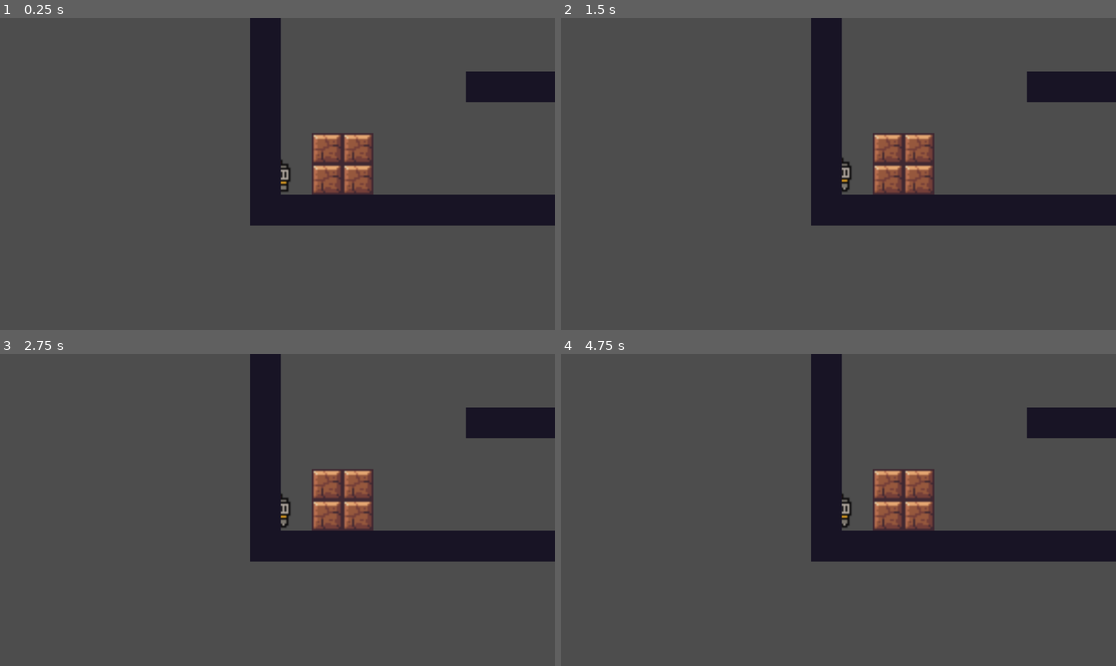
Above: before the commit, frames 1-4 (two rows, left to right).
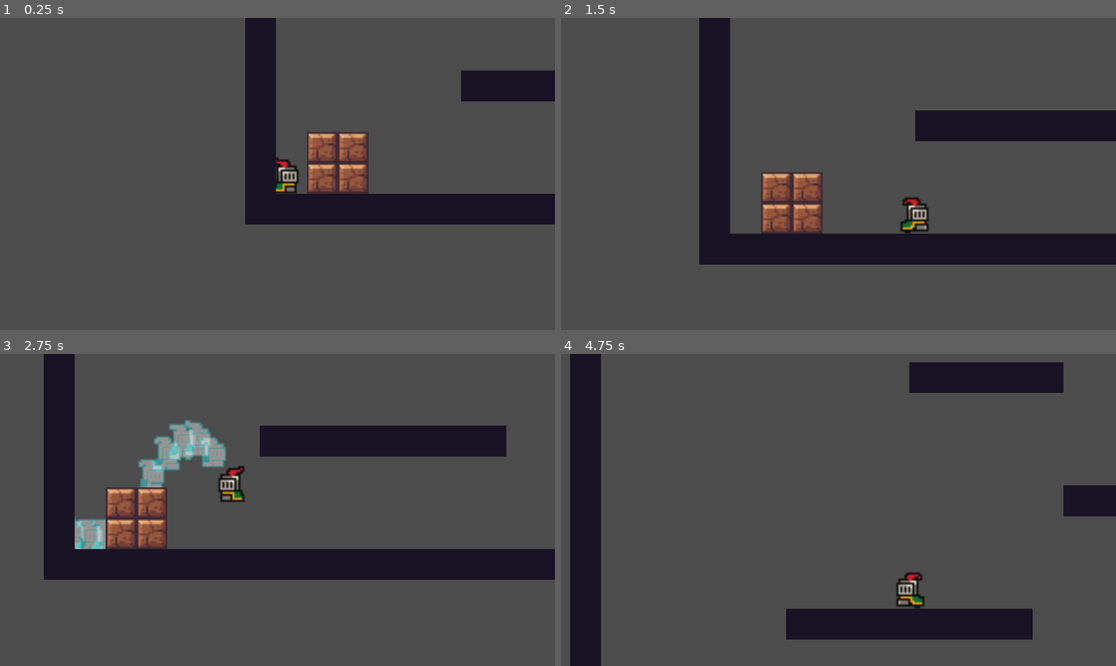
Above: after the commit, the same moments.

Repository: JuanJTorresB/game-jam-2026
Game: Godot game, scene res://Escenas/escena_principal/escena_principal.tscn
The game is run twice, just before and just after one commit, with the same random seed, the same clock (stepped at 60 frames per second) and the same inputs. The engine's default icon, where the game draws it, is replaced by a stand-in: a white triangle on a blue panel in a dark square.
Inputs:
- Up to frame 1 (0.25 s): no input
- Up to frame 2 (1.5 s): tap Enter (ui_accept) at 0.5 s; hold D (right, bound only after the commit) from 0.53 s (still down); tap Z (dash, bound only after the commit) at 0.6 s; tap W (jump, bound only after the commit) at 0.77 s; tap E (grow_flora, bound only after the commit) at 1.35 s
- Up to frame 3 (2.75 s): tap W (jump, bound only after the commit) at 1.52 s; release D (right, bound only after the commit) at 2.03 s; hold A (left, bound only after the commit) from 2.03 s (still down); hold R (rewind, bound only after the commit) from 2.03 s (still down)
- Up to frame 4 (4.75 s): release A (left, bound only after the commit) at 2.78 s; release R (rewind, bound only after the commit) at 2.78 s; hold D (right, bound only after the commit) 2.78-4.28 s; tap Z (dash, bound only after the commit) at 2.85 s; tap W (jump, bound only after the commit) at 3.02, 3.77, 4.52 s; tap E (grow_flora, bound only after the commit) at 3.6 s; hold A (left, bound only after the commit) from 4.28 s (still down); tap R (rewind, bound only after the commit) at 4.35 s

The runs differ from the first frame. In frame 1, 3.3% of the frame differs, in the area x 44-100%, y 0-67%; in frame 2, 29%, in the area x 24-100%, y 0-80%; in frame 3, 28%; in frame 4, 27%.
Error before the commit: Parse Error: Identifier "camera_2d" not declared in the current scope. (res://Escenas/jugador.gd:146)

Commit message:
feat: :sparkles: Inputs Fixed, GIT FIX also

Diff:
--- a/Escenas/jugador.gd
+++ b/Escenas/jugador.gd
@@ -13,6 +13,7 @@
 @export var animacion: Node
 @export var area_2d : Area2D
 @export var spotlight: ColorRect
+@export var camera_2d: Camera2D
 
 var _muerto: bool = false
 
--- a/project.godot
+++ b/project.godot
@@ -23,27 +23,34 @@
 
 grow_flora={
 "deadzone": 0.2,
-"events": [null]
+"events": [null, Object(InputEventKey,"resource_local_to_scene":false,"resource_name":"","device":-1,"window_id":0,"alt_pressed":false,"shift_pressed":false,"ctrl_pressed":false,"meta_pressed":false,"pressed":false,"keycode":0,"physical_keycode":69,"key_label":0,"unicode":101,"location":0,"echo":false,"script":null)
+]
 }
 left={
 "deadzone": 0.2,
-"events": []
+"events": [Object(InputEventKey,"resource_local_to_scene":false,"resource_name":"","device":-1,"window_id":0,"alt_pressed":false,"shift_pressed":false,"ctrl_pressed":false,"meta_pressed":false,"pressed":false,"keycode":0,"physical_keycode":65,"key_label":0,"unicode":97,"location":0,"echo":false,"script":null)
+]
 }
 right={
 "deadzone": 0.2,
-"events": []
+"events": [Object(InputEventKey,"resource_local_to_scene":false,"resource_name":"","device":-1,"window_id":0,"alt_pressed":false,"shift_pressed":false,"ctrl_pressed":false,"meta_pressed":false,"pressed":false,"keycode":0,"physical_keycode":68,"key_label":0,"unicode":100,"location":0,"echo":false,"script":null)
+]
 }
 jump={
 "deadzone": 0.2,
-"events": []
+"events": [Object(InputEventKey,"resource_local_to_scene":false,"resource_name":"","device":-1,"window_id":0,"alt_pressed":false,"shift_pressed":false,"ctrl_pressed":false,"meta_pressed":false,"pressed":false,"keycode":0,"physical_keycode":87,"key_label":0,"unicode":119,"location":0,"echo":false,"script":null)
+, Object(InputEventKey,"resource_local_to_scene":false,"resource_name":"","device":-1,"window_id":0,"alt_pressed":false,"shift_pressed":false,"ctrl_pressed":false,"meta_pressed":false,"pressed":false,"keycode":0,"physical_keycode":32,"key_label":0,"unicode":32,"location":0,"echo":false,"script":null)
+]
 }
 dash={
 "deadzone": 0.2,
-"events": []
+"events": [Object(InputEventKey,"resource_local_to_scene":false,"resource_name":"","device":-1,"window_id":0,"alt_pressed":false,"shift_pressed":false,"ctrl_pressed":false,"meta_pressed":false,"pressed":false,"keycode":0,"physical_keycode":90,"key_label":0,"unicode":122,"location":0,"echo":false,"script":null)
+]
 }
 rewind={
 "deadzone": 0.2,
-"events": []
+"events": [Object(InputEventKey,"resource_local_to_scene":false,"resource_name":"","device":-1,"window_id":0,"alt_pressed":false,"shift_pressed":false,"ctrl_pressed":false,"meta_pressed":false,"pressed":false,"keycode":0,"physical_keycode":82,"key_label":0,"unicode":114,"location":0,"echo":false,"script":null)
+]
 }
 
 [layer_names]
Not shown, added: Escenas/escena_principal/escena_principal.tscn120678122.tmp
